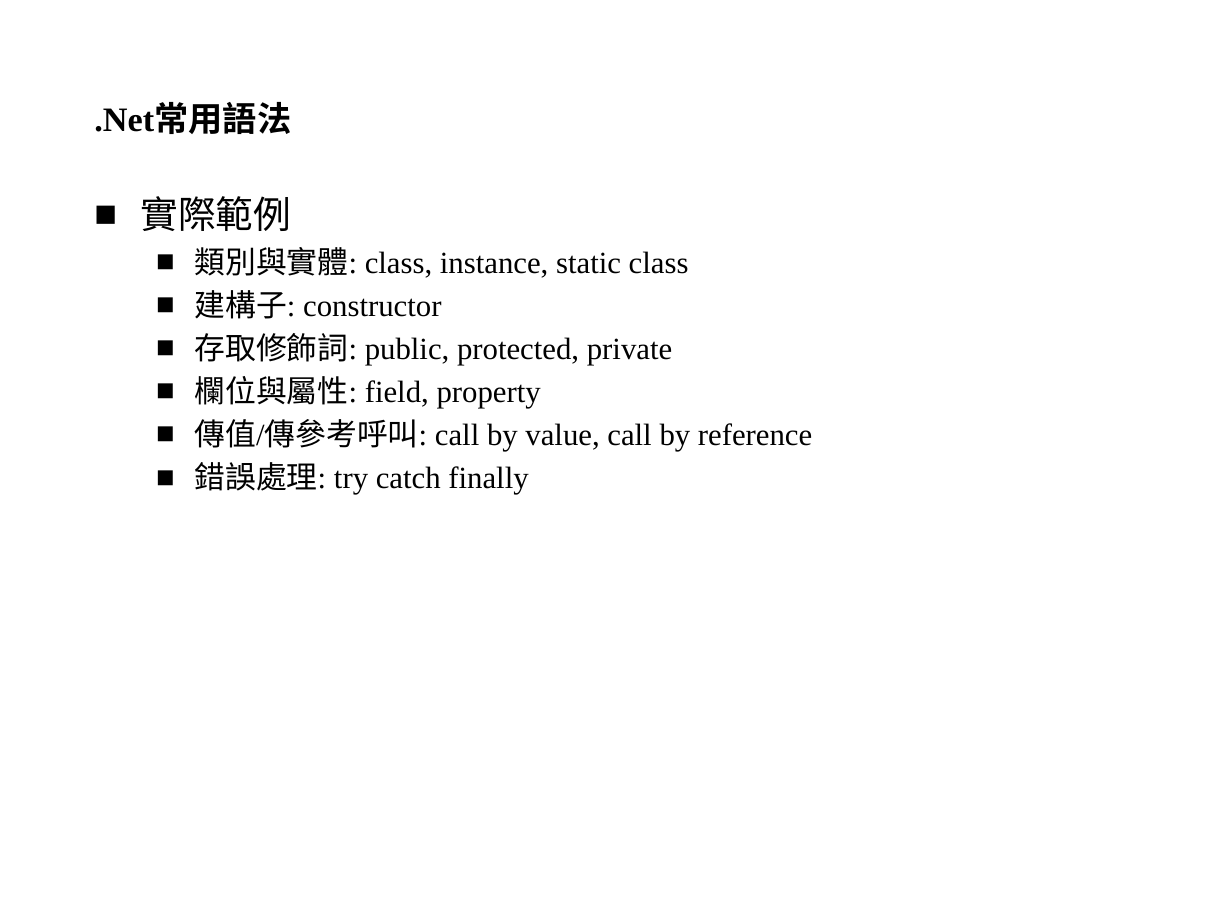
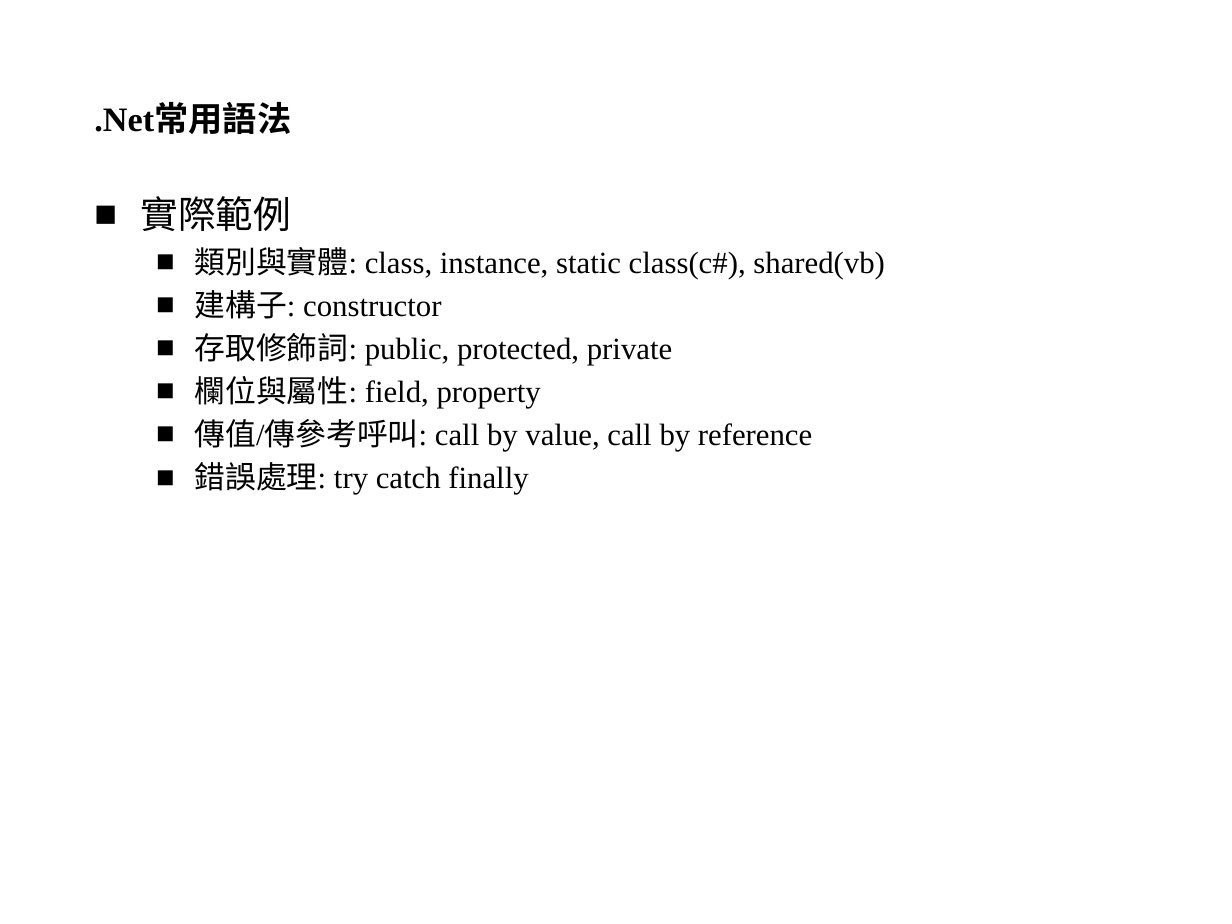
Before and after one commit to YiChiLin/TrainingPackage, a slide deck: slide 12 of 簡報及DB/.Net開發環境.pptx. Drawn at 1232x924 pixels with LibreOffice and Linux fonts; fonts in the diff are those of the drawing; background and template pictures are left out. Boxes give left, top, right and bottom in pixels: in the first picture for what was removed or moved away, otherwise in the second. Text is boxed around its words. In the diff, an @@ line names an element or a change of style, - is before the commit and + after.

```diff
--- a/簡報及DB/.Net開發環境.pptx
+++ b/簡報及DB/.Net開發環境.pptx
@@ text at (195,247,885,279): text changed @@
-  ■ 類別與實體: class, instance, static class
+  ■ 類別與實體: class, instance, static class(c#), shared(vb)
```
Also in this commit, not shown: 2 other slides changed, 1 other file.
